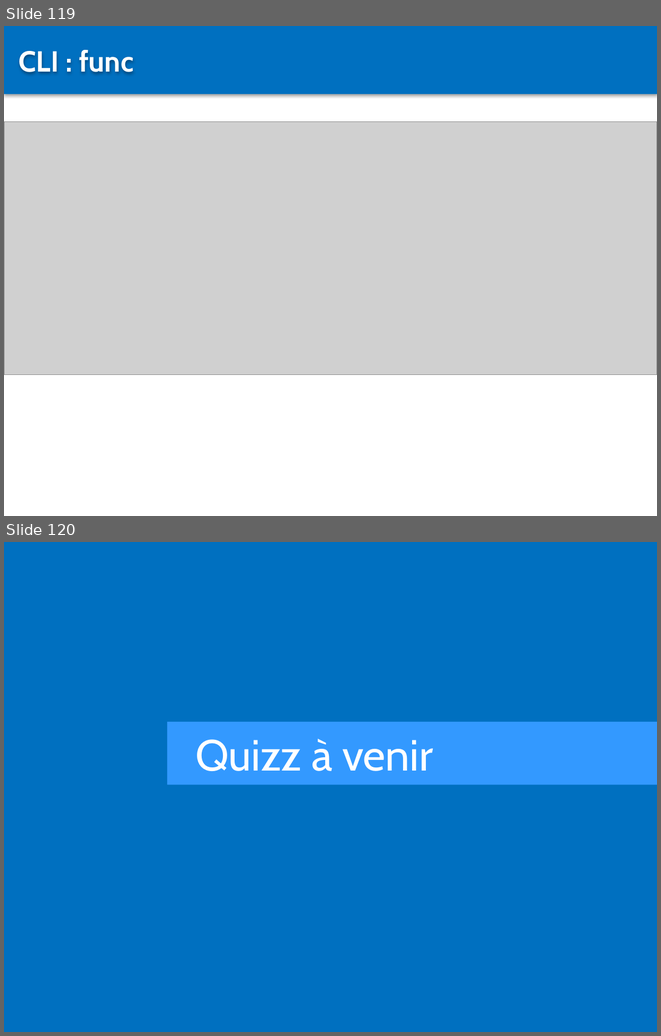
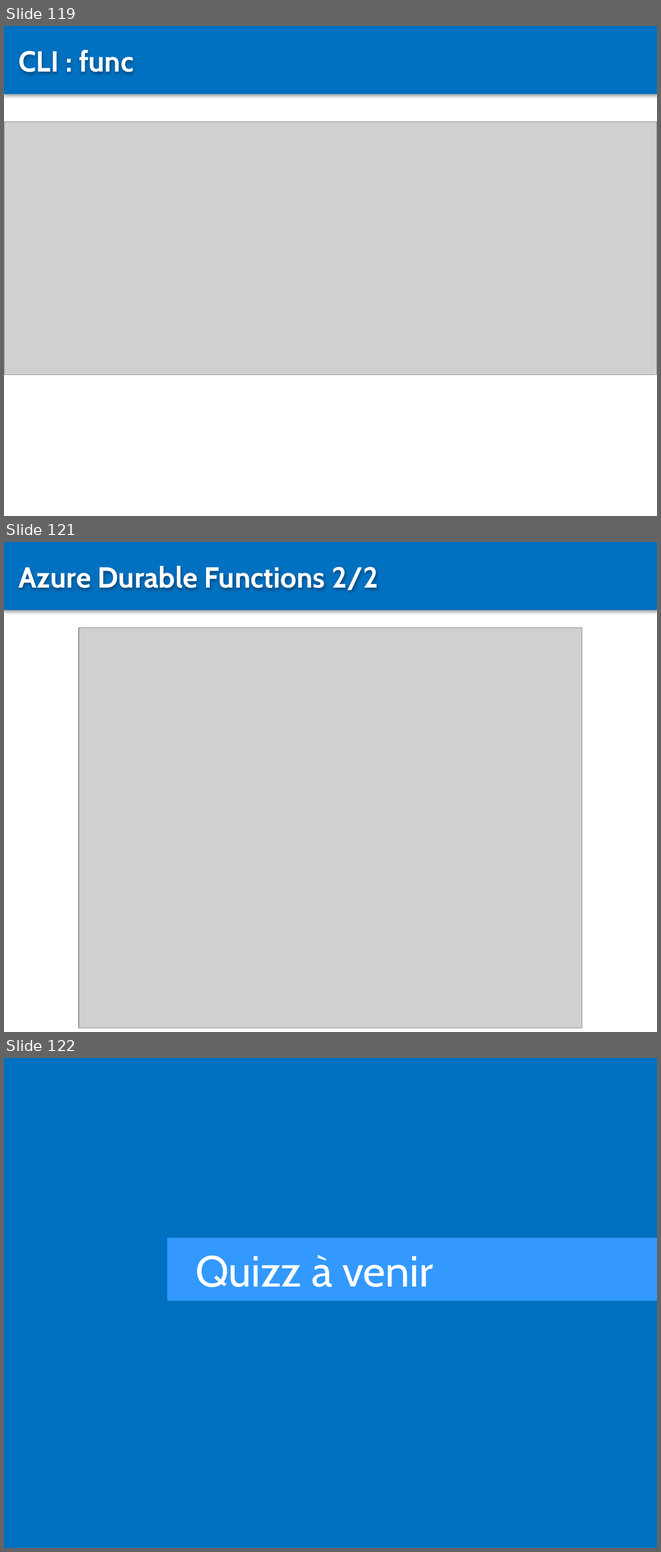
Before and after one commit to Sybaris-Classroom/az-204, a slide deck: Quiz/Quiz.pptx. Shown one above the other, each under a label of ours: slides 119 and 120 before the commit, slides 119, 121 and 122 after it; the slides between them are not shown. The pictures are 661x1036 and 661x1552 pixels, drawn with LibreOffice and Linux fonts; fonts in the diff are those of the drawing; grey boxes stand for pictures. Boxes give left, top, right and bottom in pixels: in the first picture for what was removed or moved away, otherwise in the second. Text is boxed around its words. In the diff, an @@ line names an element or a change of style, - is before the commit and + after.

```diff
--- a/Quiz/Quiz.pptx
+++ b/Quiz/Quiz.pptx
@@ slide 121 added at (4, 542, 657, 1032), background #FFFFFF @@
@@ rectangle added at (4, 542, 657, 610), fill #0070C0 @@
@@ text added at (19, 566, 378, 591), 32 pt, text #FFFFFF, bold @@
+Azure Durable Functions 2/2
@@ picture added at (79, 627, 583, 1028) @@
@@ what was slide 120 is now slide 122 @@
```
Also in this commit, not shown: 1 slide changed, 1 other slide added, 12 other files.
